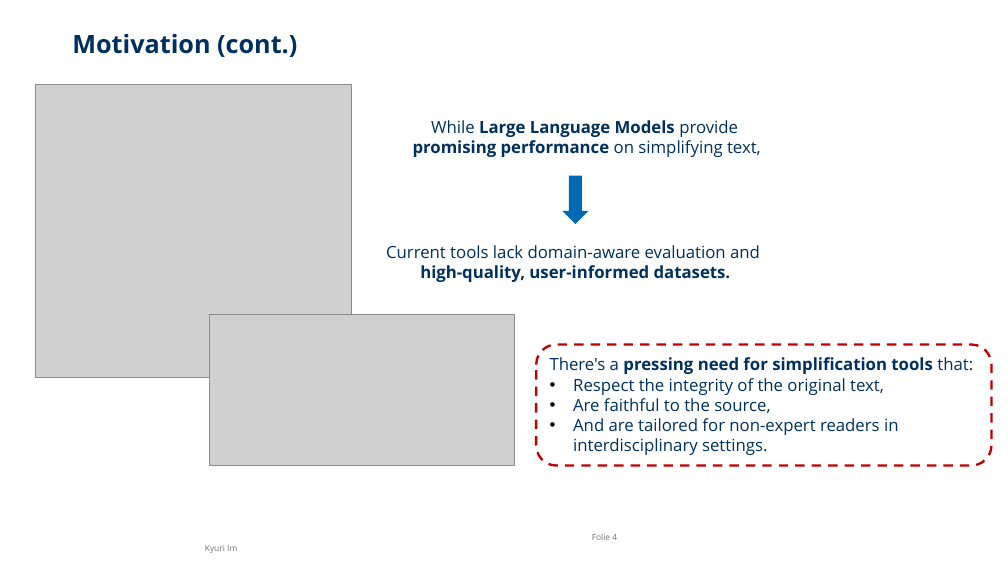
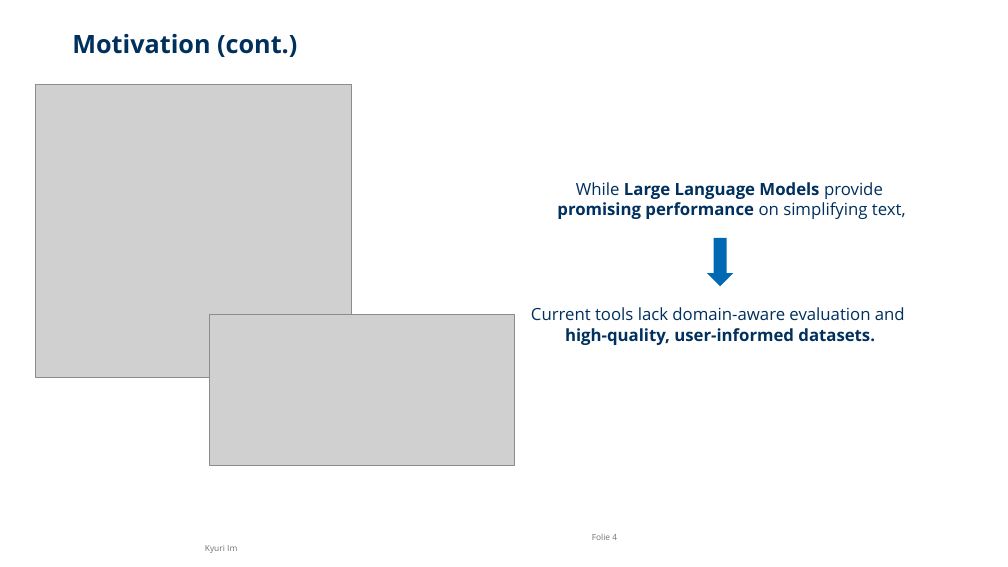
Before and after one commit to kim33/Scientific-Text-Simplification, a slide deck: slide 4 of 00. CMS-PRO Final Presentation.pptx. Drawn at 1008x567 pixels with LibreOffice and Linux fonts; fonts in the diff are those of the drawing; grey boxes stand for pictures; background and template pictures are left out. Boxes give left, top, right and bottom in pixels: in the first picture for what was removed or moved away, otherwise in the second. Text is boxed around its words. In the diff, an @@ line names an element or a change of style, - is before the commit and + after.

```diff
--- a/00. CMS-PRO Final Presentation.pptx
+++ b/00. CMS-PRO Final Presentation.pptx
@@ text "While Large Language Models provide": place and size @@
-text "While Large Language Models provide" at (413, 120, 761, 157)
+text "While Large Language Models provide" at (557, 182, 906, 219)
@@ down arrow: place and size @@
-down arrow at (563, 175, 588, 224)
+down arrow at (707, 238, 733, 287)
@@ text "Current tools lack domain-aware evaluation ...": place and size @@
-text "Current tools lack domain-aware evaluation ..." at (386, 245, 760, 282)
+text "Current tools lack domain-aware evaluation ..." at (531, 307, 905, 345)
@@ rounded rectangle removed at (536, 345, 991, 466) @@
-There's a pressing need for simplification tools that:
-• Respect the integrity of the original text,
-• Are faithful to the source,
-• And are tailored for non-expert readers in interdisciplinary settings.
```
Also in this commit, not shown: 6 other slides changed, 1 other file.
